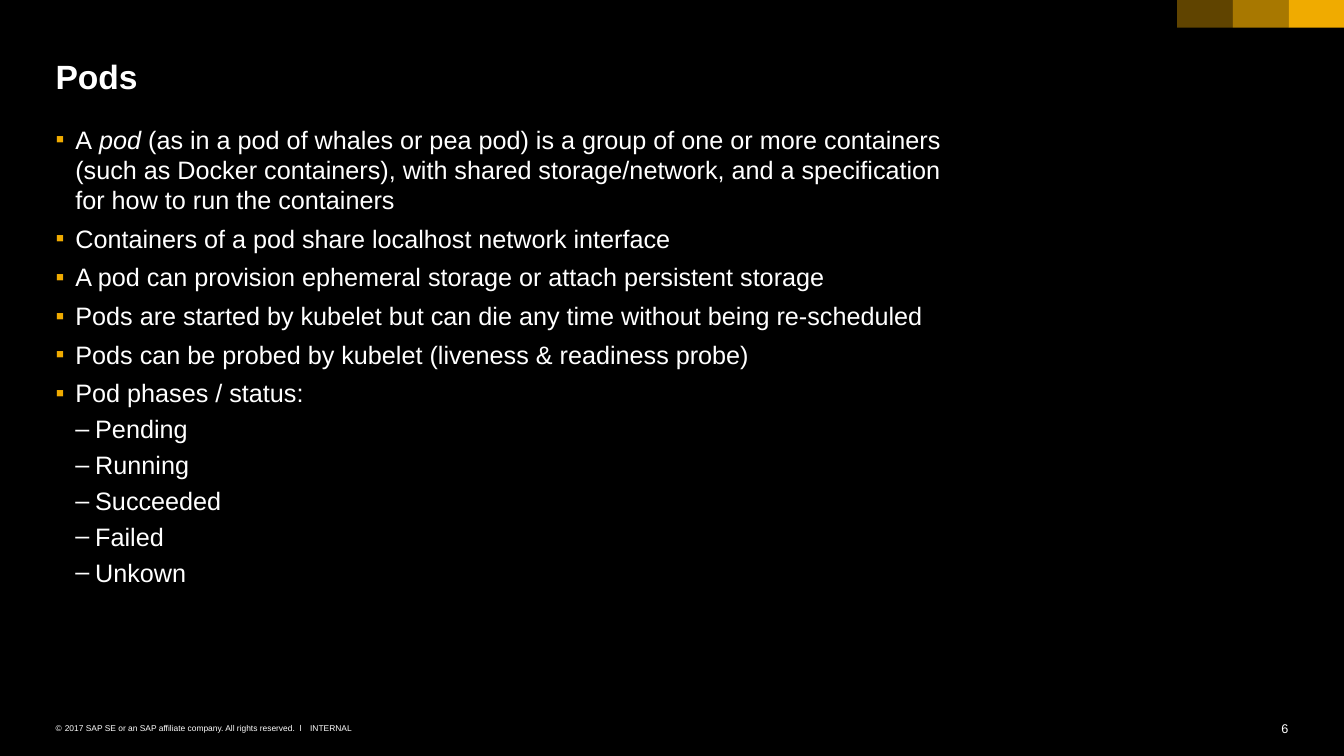
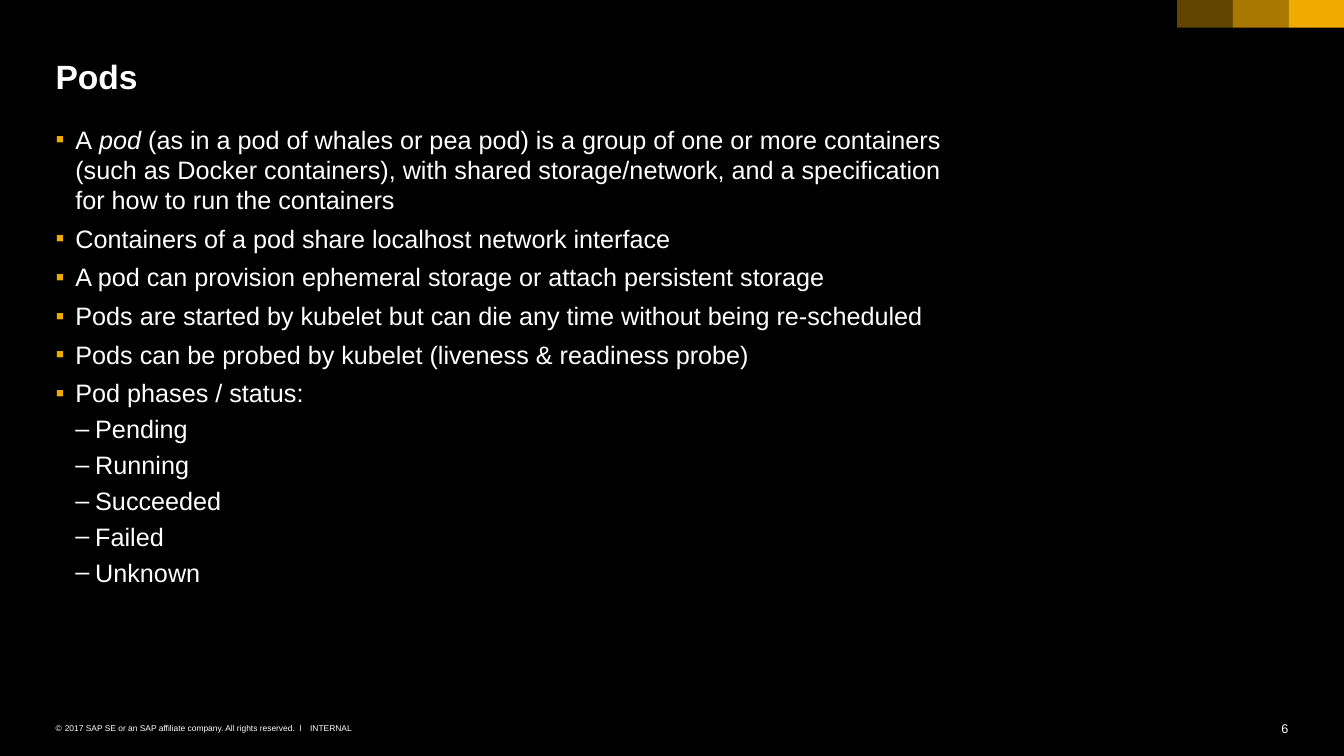
Before and after one commit to cuijiyao01/docker-k8s-training, a slide deck: slide 6 of kubernetes/02_namespaces_pods.pptx. Drawn at 1344x756 pixels with LibreOffice and Linux fonts; fonts in the diff are those of the drawing. Boxes give left, top, right and bottom in pixels: in the first picture for what was removed or moved away, otherwise in the second. Text is boxed around its words. In the diff, an @@ line names an element or a change of style, - is before the commit and + after.

```diff
--- a/kubernetes/02_namespaces_pods.pptx
+++ b/kubernetes/02_namespaces_pods.pptx
@@ text at bbox=[95, 563, 200, 583]: text changed @@
-    – Unkown
+    – Unknown
```
Also in this commit, not shown: 1 slide removed, 1 other file.
